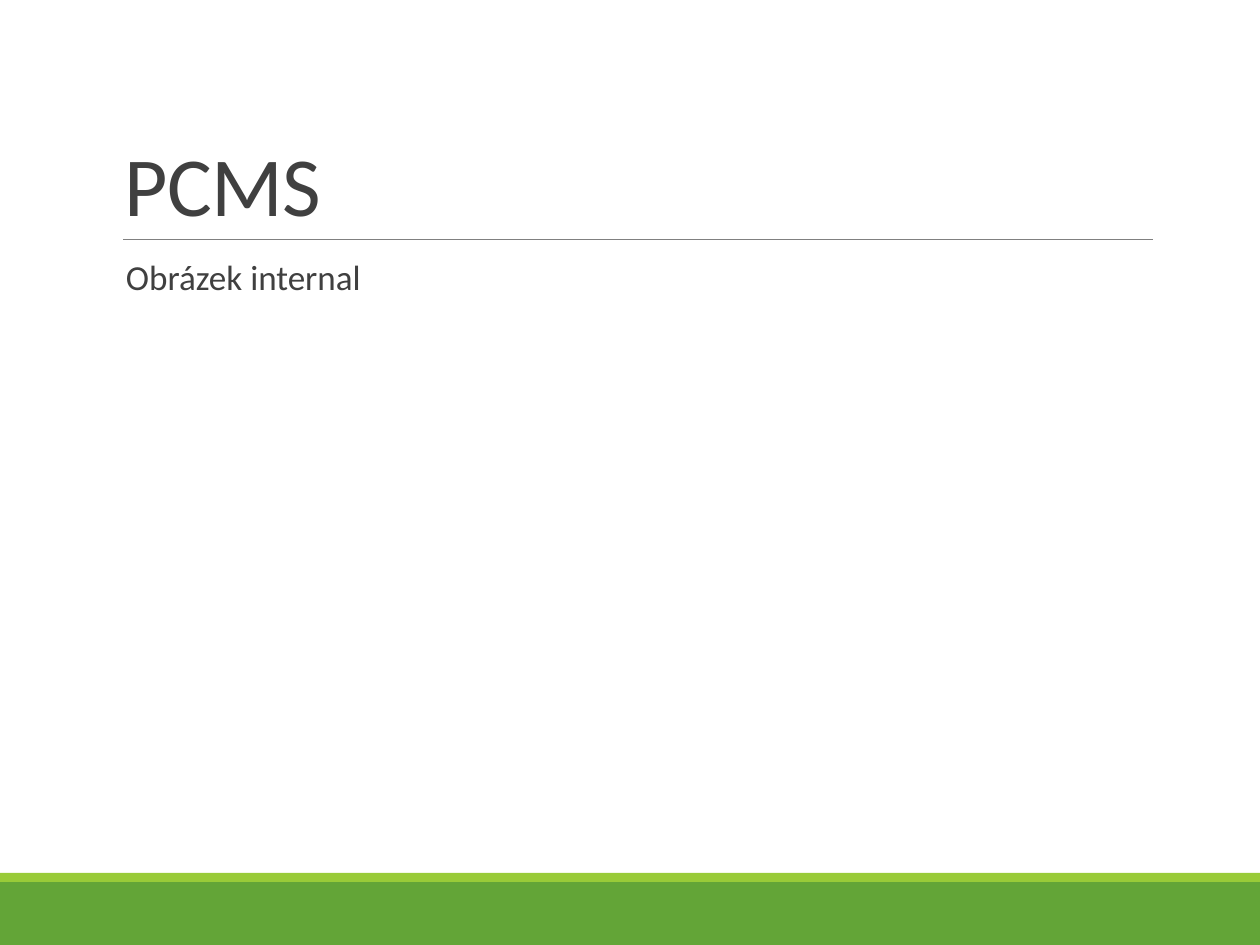
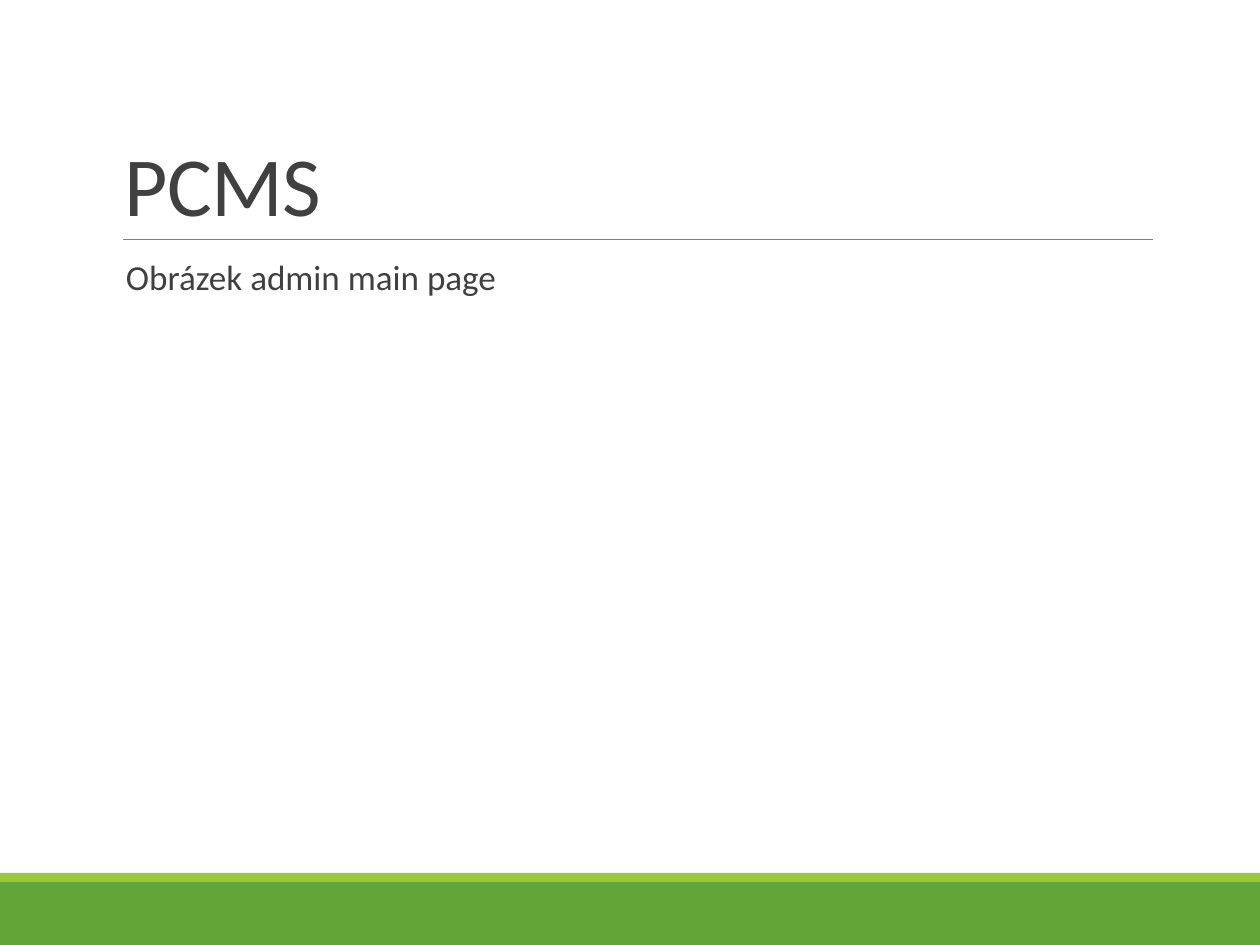
Before and after one commit to bastakka/graduation, a slide deck: slide 38 of Thesis/V4D Bašta Karel - 5 - VMware.pptx. Drawn at 1260x945 pixels with LibreOffice and Linux fonts; fonts in the diff are those of the drawing. Boxes give left, top, right and bottom in pixels: in the first picture for what was removed or moved away, otherwise in the second. Text is boxed around its words. In the diff, an @@ line names an element or a change of style, - is before the commit and + after.

Commit message:
Update presentation with newest PCMS solution

```diff
--- a/Thesis/V4D Bašta Karel - 5 - VMware.pptx
+++ b/Thesis/V4D Bašta Karel - 5 - VMware.pptx
@@ text at (126,265,496,296): text changed @@
-  Obrázek internal
+  Obrázek admin main page
```
Also in this commit, not shown: 4 other slides changed.
